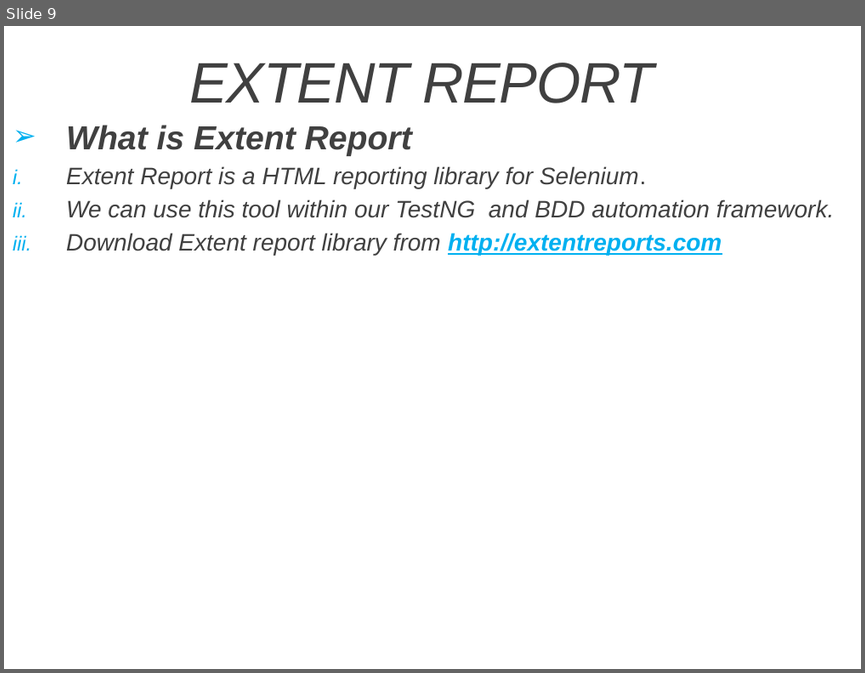
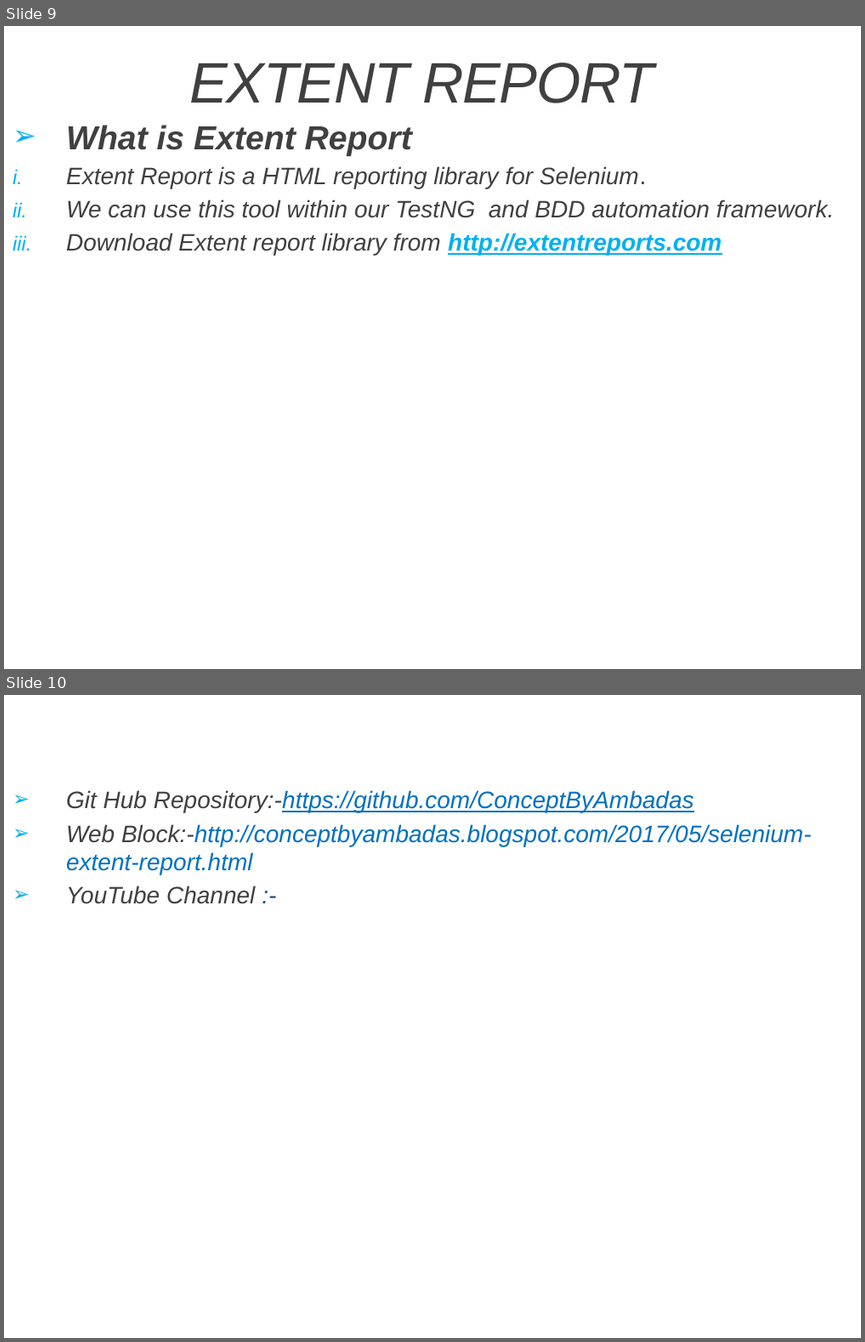
Before and after one commit to Evvans/Selenium-TestNG-Maven-Extent-Report, a slide deck: Page Object Model.pptx. Shown one above the other, each under a label of ours: slide 9 before the commit, slides 9 and 10 after it. The pictures are 865x673 and 865x1342 pixels, drawn with LibreOffice and Linux fonts; fonts in the diff are those of the drawing. Boxes give left, top, right and bottom in pixels: in the first picture for what was removed or moved away, otherwise in the second. Text is boxed around its words. In the diff, an @@ line names an element or a change of style, - is before the commit and + after.

```diff
--- a/Page Object Model.pptx
+++ b/Page Object Model.pptx
@@ slide 10 added at (4, 695, 861, 1338), background #FFFFFF @@
@@ subtitle added at (66, 790, 812, 904), 20 pt, text #0070C0, italic @@
+➢ Git Hub Repository:-https://github.com/ConceptByAmbadas
+➢ Web Block:-http://conceptbyambadas.blogspot.com/2017/05/selenium-extent-report.html
+➢ YouTube Channel :-
```
Also in this commit, not shown: 15 other files.
